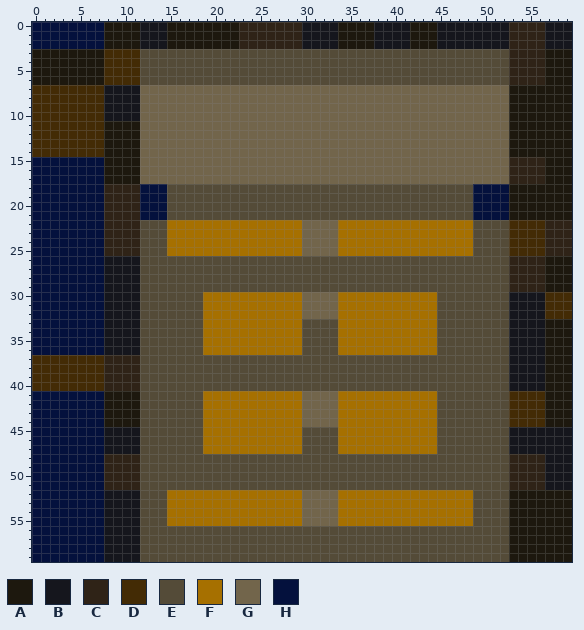
Two versions of one pixel-art sprite, images/houseObjects/nightStand.png. This is how it looked before the edit.
The file is 60x60 pixels.
Palette (. is transparent): A #1d180e  B #15161d  C #2f2317  D #432b05  E #544b38  F #a67000  G #72654b  H #04113d
After:
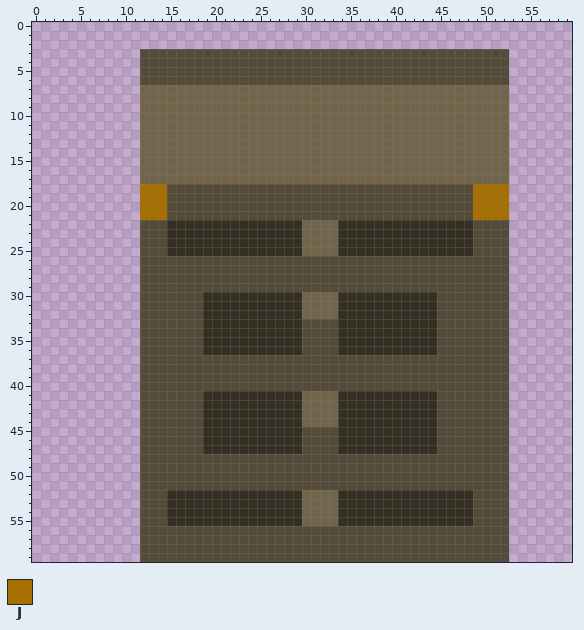
Colours new in this view: J #a67000
Changes in this commit:
Colour F changes from #a67000 to #342f23.
Colour H becomes colour J in rows 18 to 21 at x 12 to 14 and 49 to 52.
Colour A is removed in rows 0 to 2 at x 8 to 11, 15 to 22, 34 to 37 and 42 to 44; in rows 3 to 6 at x 0 to 7 and 57 to 59; in rows 7 to 10 at x 53 to 59; in rows 11 to 14 at x 8 to 11 and 53 to 59; in rows 15 to 17 at x 8 to 11 and 57 to 59; in rows 18 to 21 at x 53 to 59.
Colour A is removed in rows 26 to 29 at x 57 to 59; in rows 33 to 40 at x 57 to 59; in rows 41 to 44 at x 8 to 11 and 57 to 59; in rows 52 to 59 at x 53 to 59.
Colour B is removed in rows 0 to 2 at x 12 to 14, 30 to 33, 38 to 41, 45 to 52 and 57 to 59; in rows 7 to 10 at x 8 to 11; in rows 26 to 29 at x 8 to 11; in rows 30 to 36 at x 8 to 11 and 53 to 56; in rows 37 to 40 at x 53 to 56; in rows 45 to 47 at x 8 to 11 and 53 to 59.
Colour B is removed in rows 48 to 51 at x 57 to 59; in rows 52 to 59 at x 8 to 11.
Colour C is removed in rows 0 to 2 at x 23 to 29 and 53 to 56; in rows 3 to 6 at x 53 to 56; in rows 15 to 17 at x 53 to 56; in rows 18 to 21 at x 8 to 11; in rows 22 to 25 at x 8 to 11 and 57 to 59; in rows 26 to 29 at x 53 to 56.
Colour C is removed in rows 37 to 40 at x 8 to 11; in rows 48 to 51 at x 8 to 11 and 53 to 56.
Colour D is removed in rows 3 to 6 at x 8 to 11; in rows 7 to 14 at x 0 to 7; in rows 22 to 25 at x 53 to 56; in rows 30 to 32 at x 57 to 59; in rows 37 to 40 at x 0 to 7; in rows 41 to 44 at x 53 to 56.
Colour H is removed in rows 0 to 2 at x 0 to 7; in rows 15 to 36 at x 0 to 7; in rows 41 to 59 at x 0 to 7.
Pixel boxes of the changes (left, top, right, bottom) in both pictures:
changed: (32, 22, 572, 562)
